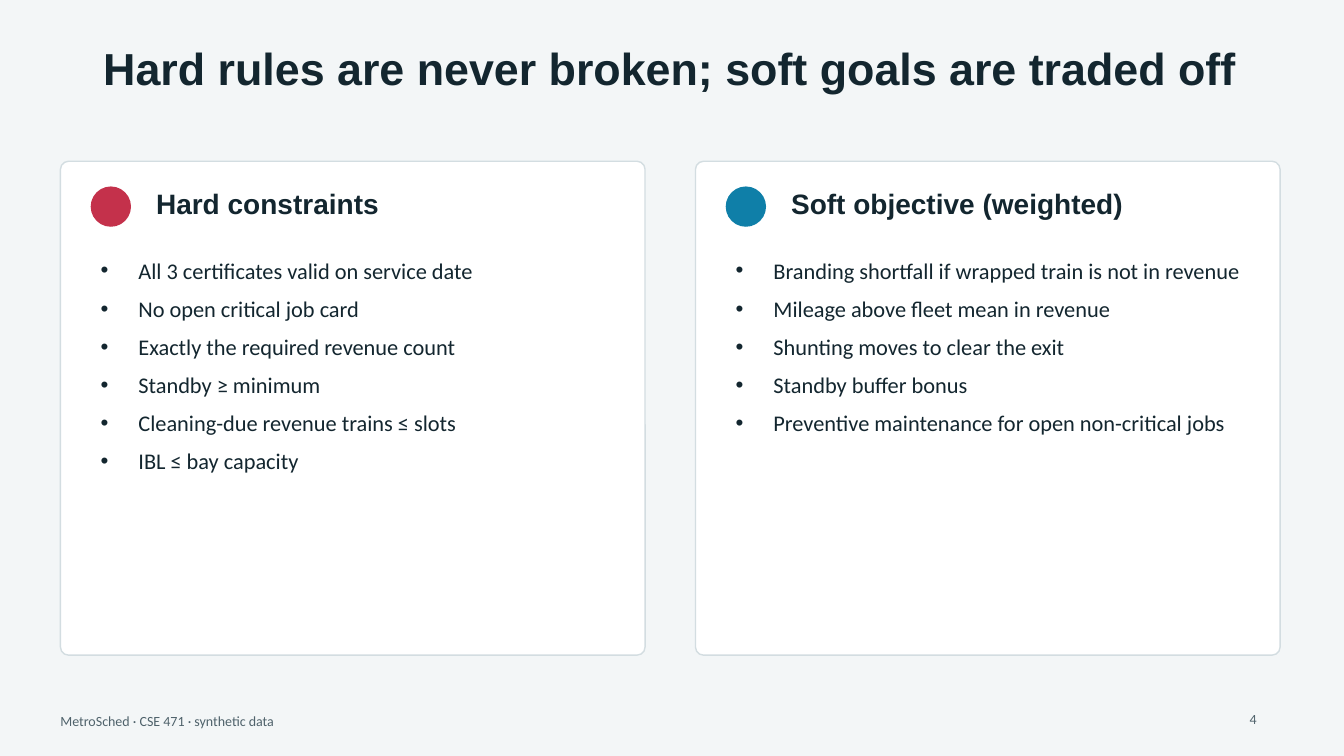
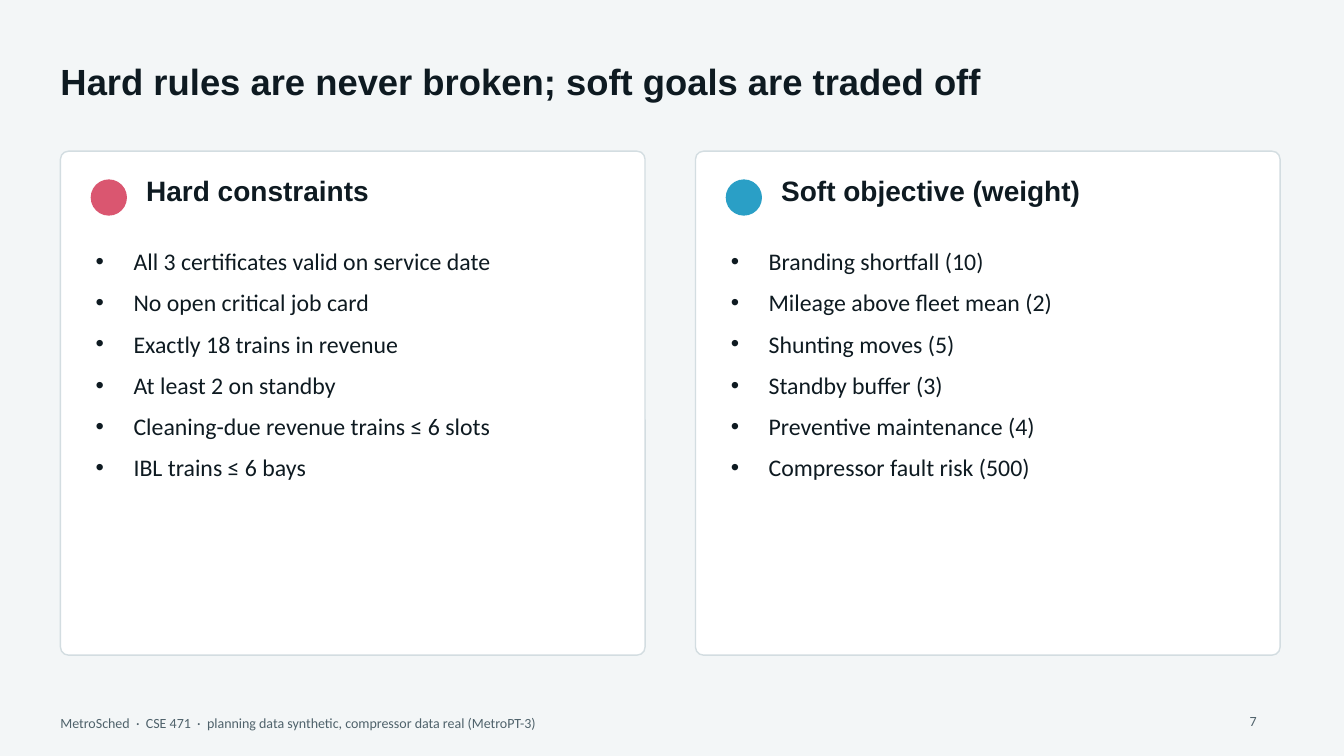
Before and after one commit to AyushDas4890/metrosched, a slide deck: slide 7 of presentation/MetroSched.pptx (slide 4 before the commit). Drawn at 1344x756 pixels with LibreOffice and Linux fonts; fonts in the diff are those of the drawing. Boxes give left, top, right and bottom in pixels: in the first picture for what was removed or moved away, otherwise in the second. Text is boxed around its words. In the diff, an @@ line names an element or a change of style, - is before the commit and + after.

```diff
--- a/presentation/MetroSched.pptx
+++ b/presentation/MetroSched.pptx
@@ title "Hard rules are never broken; ..." at (60, 68, 980, 102): size 32 to 26 pt, text colour #13262F to #0E1A21; alignment centre to left; vertical alignment top to middle @@
@@ rounded rectangle: place and size @@
-rounded rectangle at (60, 161, 645, 655)
+rounded rectangle at (60, 151, 645, 655)
@@ ellipse: place and size @@
-ellipse at (91, 187, 131, 227)
+ellipse at (91, 179, 127, 216)
@@ ellipse at (91, 179, 127, 216): fill #C4314B to #DA5670 @@
@@ text "Hard constraints": place and size @@
-text "Hard constraints" at (156, 193, 379, 215)
+text "Hard constraints" at (146, 180, 369, 202)
@@ text "Hard constraints" at (146, 180, 369, 202): text colour #13262F to #0E1A21 @@
@@ rounded rectangle: place and size @@
-rounded rectangle at (696, 161, 1280, 655)
+rounded rectangle at (696, 151, 1280, 655)
@@ ellipse: place and size @@
-ellipse at (726, 187, 766, 227)
+ellipse at (726, 179, 762, 216)
@@ ellipse at (726, 179, 762, 216): fill #0F7FA8 to #2A9FC6 @@
@@ text at (781, 180, 1080, 206): text changed; text colour #13262F to #0E1A21 @@
-Soft objective (weighted)
+Soft objective (weight)
@@ text at (134, 253, 490, 315): size 16 to 17 pt, text colour #13262F to #0E1A21 in "All 3 certificates valid on service date", "No open critical job card"; more space between paragraphs @@
@@ text at (769, 252, 1051, 480): text changed; size 16 to 17 pt; text colour #13262F to #0E1A21 @@
-• Branding shortfall if wrapped train is not in revenue
-• Mileage above fleet mean in revenue
-• Shunting moves to clear the exit
-• Standby buffer bonus
-• Preventive maintenance for open non-critical jobs
+• Branding shortfall (10)
+• Mileage above fleet mean (2)
+• Shunting moves (5)
+• Standby buffer (3)
+• Preventive maintenance (4)
+• Compressor fault risk (500)
@@ text at (134, 336, 490, 480): text changed; size 16 to 17 pt; text colour #13262F to #0E1A21 @@
-• Exactly the required revenue count
-• Standby ≥ minimum
-• Cleaning-due revenue trains ≤ slots
-• IBL ≤ bay capacity
+• Exactly 18 trains in revenue
+• At least 2 on standby
+• Cleaning-due revenue trains ≤ 6 slots
+• IBL trains ≤ 6 bays
@@ text at (60, 718, 536, 731): text changed @@
-MetroSched · CSE 471 · synthetic data
+MetroSched · CSE 471 · planning data synthetic, compressor data real (MetroPT-3)
@@ page number removed at (1250, 715, 1257, 724) @@
-4
@@ page number added at (1250, 717, 1257, 726), 10 pt, text #4F626B @@
+7
```
Also in this commit, not shown: 6 other slides changed, 11 slides added, 3 slides removed, 32 other files.
